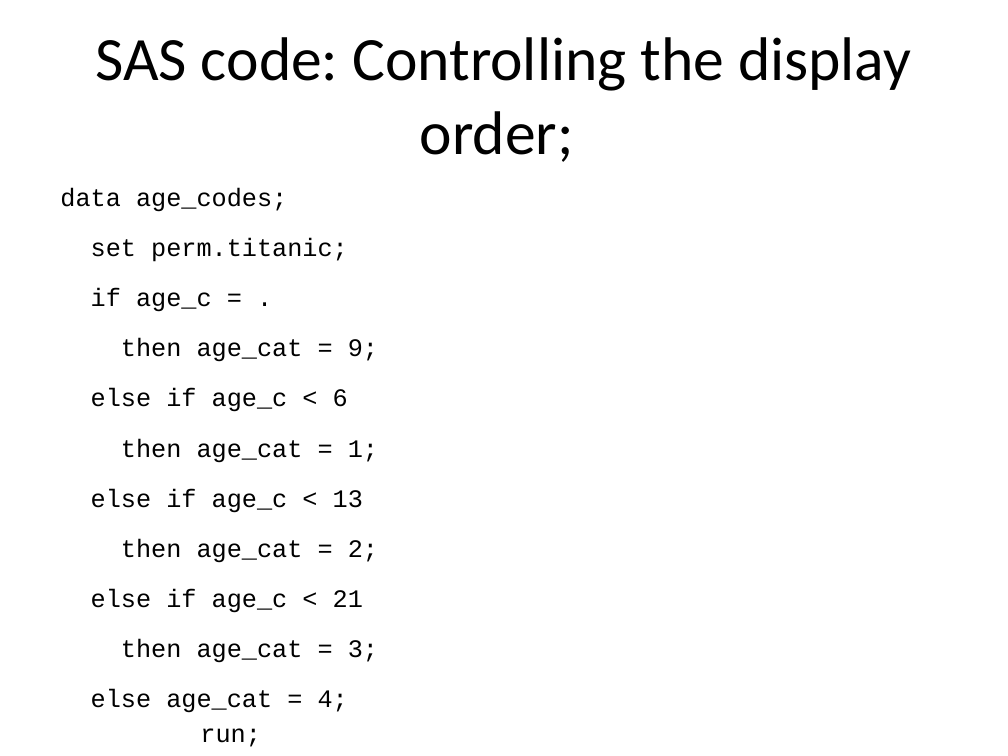
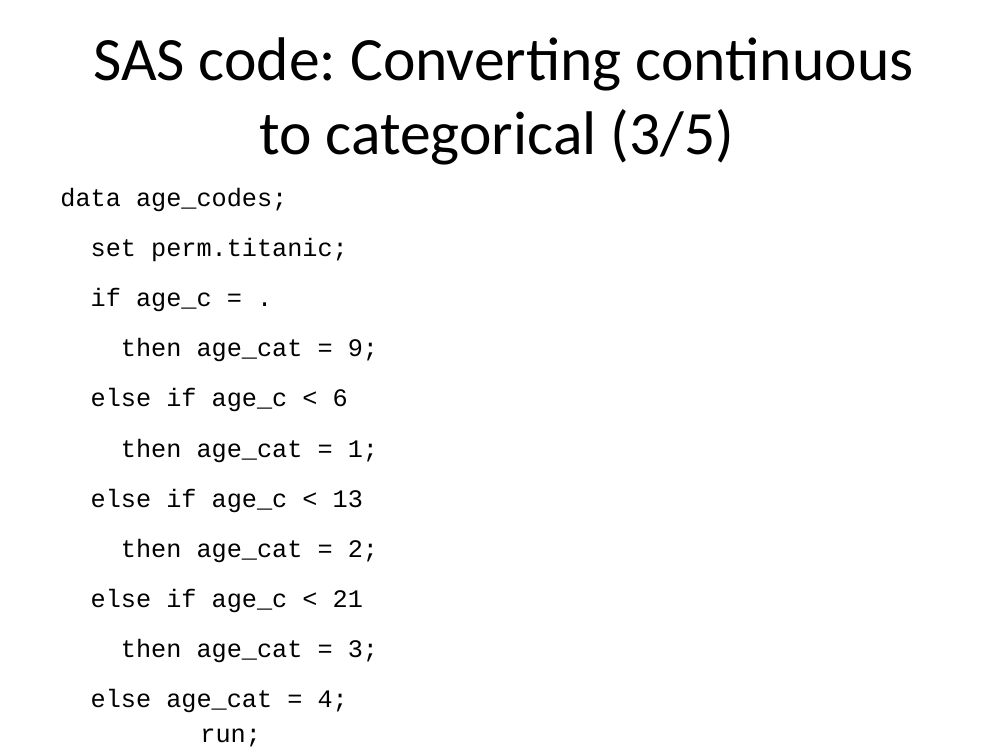
Before and after one commit to pmean/introduction-to-SAS, a slide deck: slide 30 of results/m04-slides-and-speaker-notes.pptx (slide 24 before the commit). Drawn at 1008x756 pixels with LibreOffice and Linux fonts; fonts in the diff are those of the drawing. Boxes give left, top, right and bottom in pixels: in the first picture for what was removed or moved away, otherwise in the second. Text is boxed around its words. In the diff, an @@ line names an element or a change of style, - is before the commit and + after.

```diff
--- a/results/m04-slides-and-speaker-notes.pptx
+++ b/results/m04-slides-and-speaker-notes.pptx
@@ title at [93, 37, 914, 165]: text changed @@
-SAS code: Controlling the display order;
+SAS code: Converting continuous to categorical (3/5)
```
Also in this commit, not shown: 32 other slides changed, 14 slides added, 2 slides removed, 27 other files.
